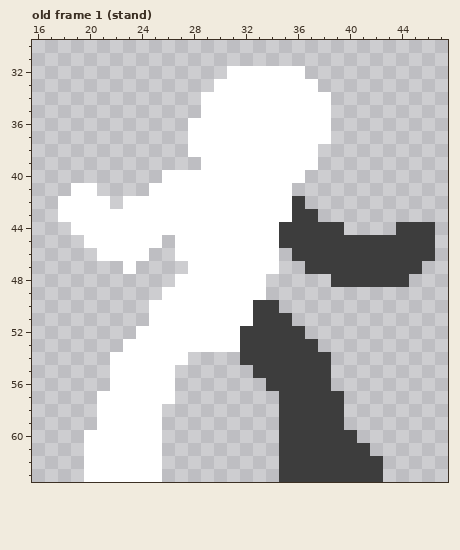
One commit to this pixel-art file: src/Unity/Fighters/Assets/Art/Sprites/Animations/hitandblock.aseprite. Above: the version before the commit.
64x64 pixels, 38 frames. Shown: old frame 1 (stand): x 16..47, y 30..63.
Now the later version:
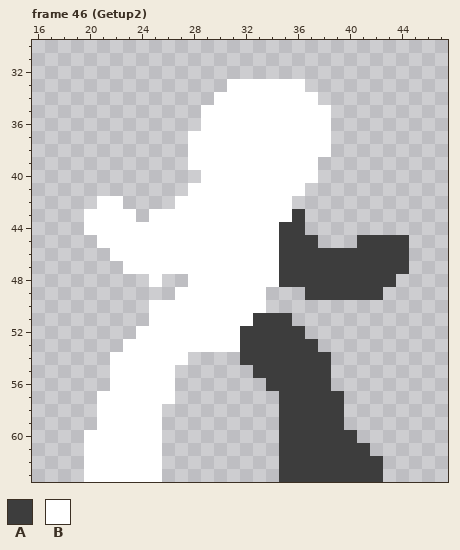
Palette (. is transparent): A #3d3d3d  B #ffffff
A new or re-ordered frame is compared with the old frame closest to it.
What changed:
frames 38 -> 47
Frame 46 (Getup2) is new; against old frame 1 (stand):
The edit adds colour A in row 46 at x 35; in row 47 at x 35 to 36; in row 48 at x 35 to 38; in row 49 at x 37 to 42.
The edit adds colour B in row 38 at x 38; in row 39 at x 28; in row 40 at x 37; in row 41 at x 36; in row 42 at x 22; in row 45 at x 26.
The edit adds colour B in row 46 at x 25 to 26; in row 47 at x 24 to 27; in row 48 at x 25 and 34.
Colour A gives way to colour B in row 50 at x 33.
The author cleared colour A in row 42 at x 36; in row 43 at x 37; in row 44 at x 37 to 39 and 44 to 46; in row 45 at x 38 to 40 and 45 to 46; in row 46 at x 45 to 46; in row 47 at x 45.
The author cleared colour A in row 48 at x 44; in row 50 at x 34.
The author cleared colour B in row 32 at x 31 to 36; in row 33 at x 30 and 37; in row 34 at x 29 and 38; in row 36 at x 28; in row 40 at x 26 to 28; in row 41 at x 19 to 20 and 25 to 27.
The author cleared colour B in row 42 at x 18 to 20 and 23 to 26; in row 43 at x 18 to 19 and 24; in row 44 at x 19; in row 45 at x 20; in row 46 at x 21; in row 48 at x 27.
The author cleared colour B in row 49 at x 26.
Changed places in both pictures, as pixel boxes (x1, y1, x2, y2):
changed: (58, 66, 435, 313)
